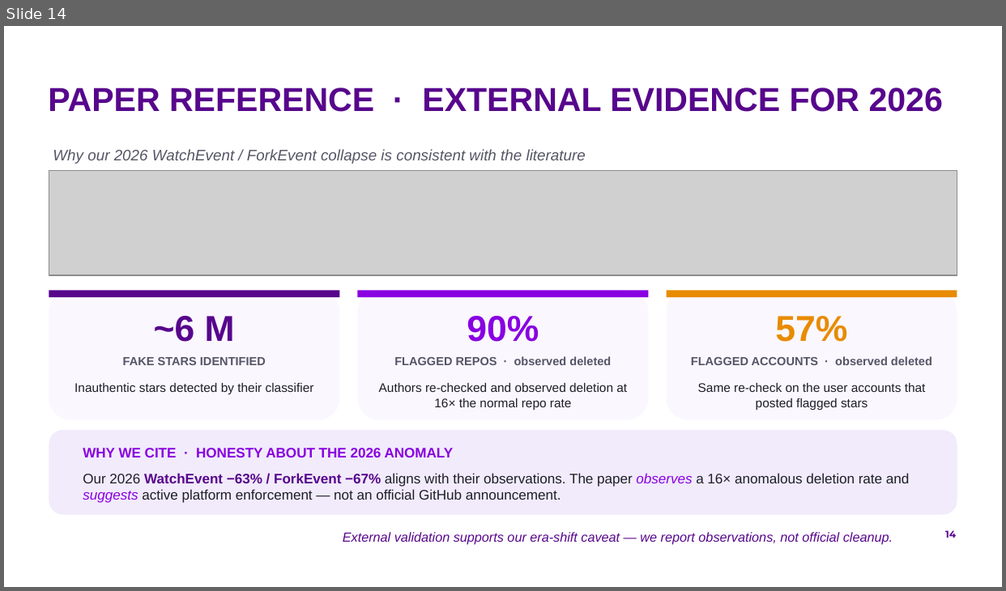
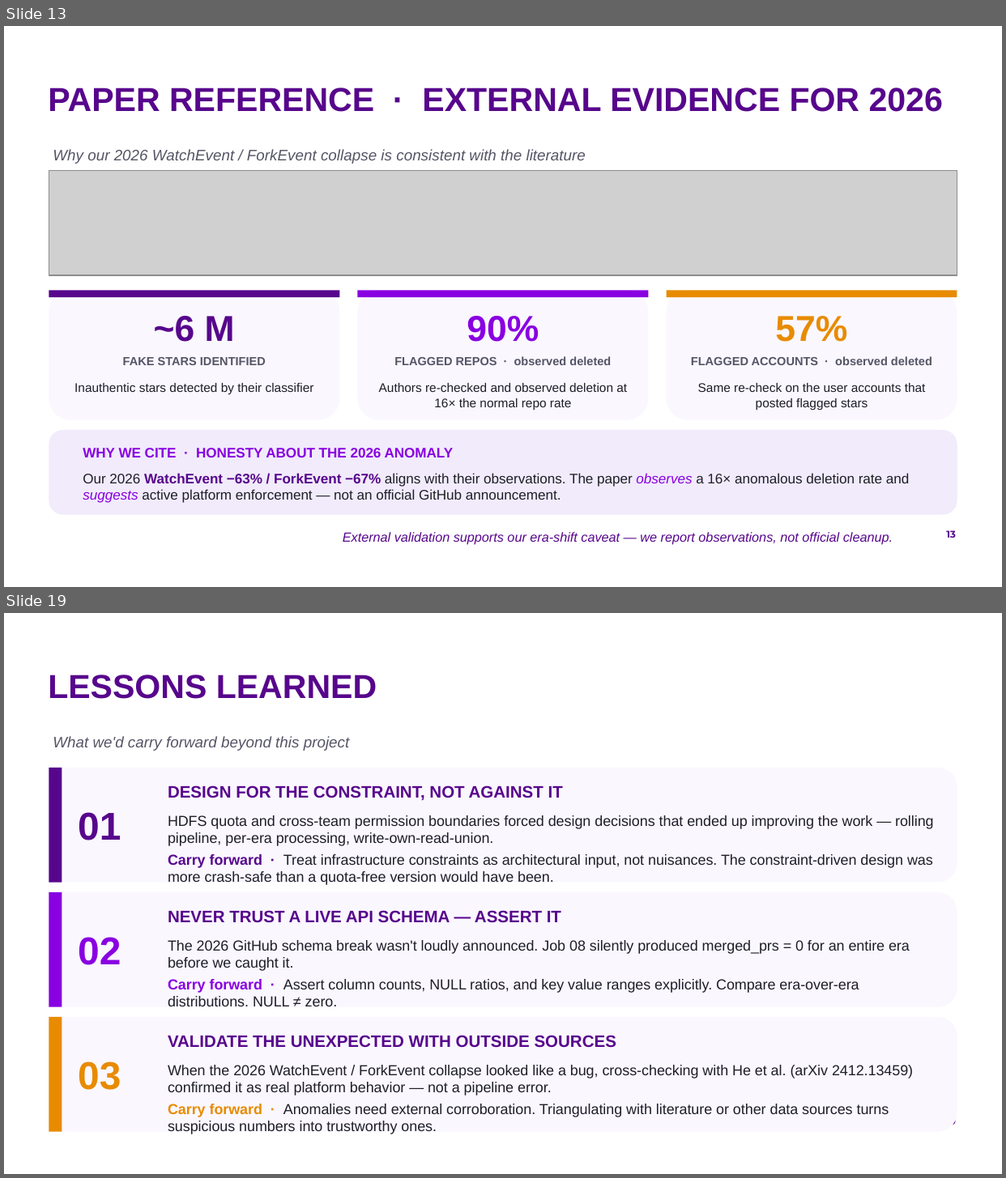
Before and after one commit to by2566-hash/OSS_Pulse, a slide deck: report/presentation/group9_oss_pulse.pptx. Shown one above the other, each under a label of ours: slide 14 before the commit, slides 13 and 19 after it; the slides between them are not shown. The pictures are 1006x591 and 1006x1178 pixels, drawn with LibreOffice and Linux fonts; fonts in the diff are those of the drawing; grey boxes stand for pictures; background and template pictures are left out. Boxes give left, top, right and bottom in pixels: in the first picture for what was removed or moved away, otherwise in the second. Text is boxed around its words. In the diff, an @@ line names an element or a change of style, - is before the commit and + after.

```diff
--- a/report/presentation/group9_oss_pulse.pptx
+++ b/report/presentation/group9_oss_pulse.pptx
@@ slide 19 added at [4,613,1002,1174], background #FFFFFF; not listed: 1 template element that a slide beside it also shows @@
@@ title added at [48,675,377,699], 24 pt, text #57068C, bold @@
+LESSONS LEARNED
@@ text added at [53,736,350,751], 11 pt, text #555566, italic @@
+What we'd carry forward beyond this project
@@ rounded rectangle added at [49,768,957,883], fill #FAF7FF @@
@@ rectangle added at [49,768,62,883], fill #57068C @@
@@ text added at [168,786,563,801], 12 pt, text #57068C, bold @@
+DESIGN FOR THE CONSTRAINT, NOT AGAINST IT
@@ text added at [78,812,121,841], 28 pt, text #57068C, bold @@
+01
@@ text added at [168,815,934,885], 10.5 pt, text #1E1E28 @@
+HDFS quota and cross-team permission boundaries forced design decisions that ended up improving the work — rolling pipeline, per-era processing, write-own-read-union.
+Carry forward · Treat infrastructure constraints as architectural input, not nuisances. The constraint-driven design was more crash-safe than a quota-free version would have been.
@@ rounded rectangle added at [49,892,957,1007], fill #FAF7FF @@
@@ rectangle added at [49,892,62,1007], fill #8900E1 @@
@@ text added at [168,910,561,923], 12 pt, text #57068C, bold @@
+NEVER TRUST A LIVE API SCHEMA — ASSERT IT
@@ text added at [78,937,121,965], 28 pt, text #8900E1, bold @@
+02
@@ text added at [168,940,910,1007], 10.5 pt, text #1E1E28 @@
+The 2026 GitHub schema break wasn't loudly announced. Job 08 silently produced merged_prs = 0 for an entire era before we caught it.
+Carry forward · Assert column counts, NULL ratios, and key value ranges explicitly. Compare era-over-era distributions. NULL ≠ zero.
@@ rounded rectangle added at [49,1017,957,1132], fill #FAF7FF @@
@@ rectangle added at [49,1017,62,1132], fill #E88B00 @@
@@ text added at [168,1035,616,1048], 12 pt, text #57068C, bold @@
+VALIDATE THE UNEXPECTED WITH OUTSIDE SOURCES
@@ text added at [78,1062,121,1090], 28 pt, text #E88B00, bold @@
+03
@@ text added at [168,1065,913,1135], 10.5 pt, text #1E1E28 @@
+When the 2026 WatchEvent / ForkEvent collapse looked like a bug, cross-checking with He et al. (arXiv 2412.13459) confirmed it as real platform behavior — not a pipeline error.
+Carry forward · Anomalies need external corroboration. Triangulating with literature or other data sources turns suspicious numbers into trustworthy ones.
@@ what was slide 14 is now slide 13 @@
@@ page number at [946,531,956,538]: text changed @@
-14
+13
```
Also in this commit, not shown: 14 slides changed, 1 other slide added, 1 slide removed, 3 other files.
